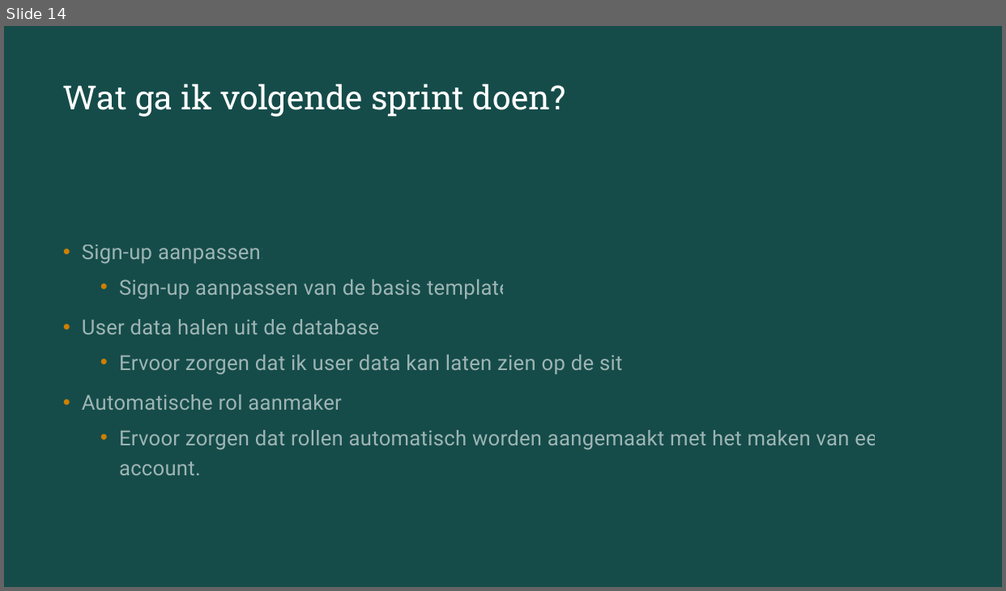
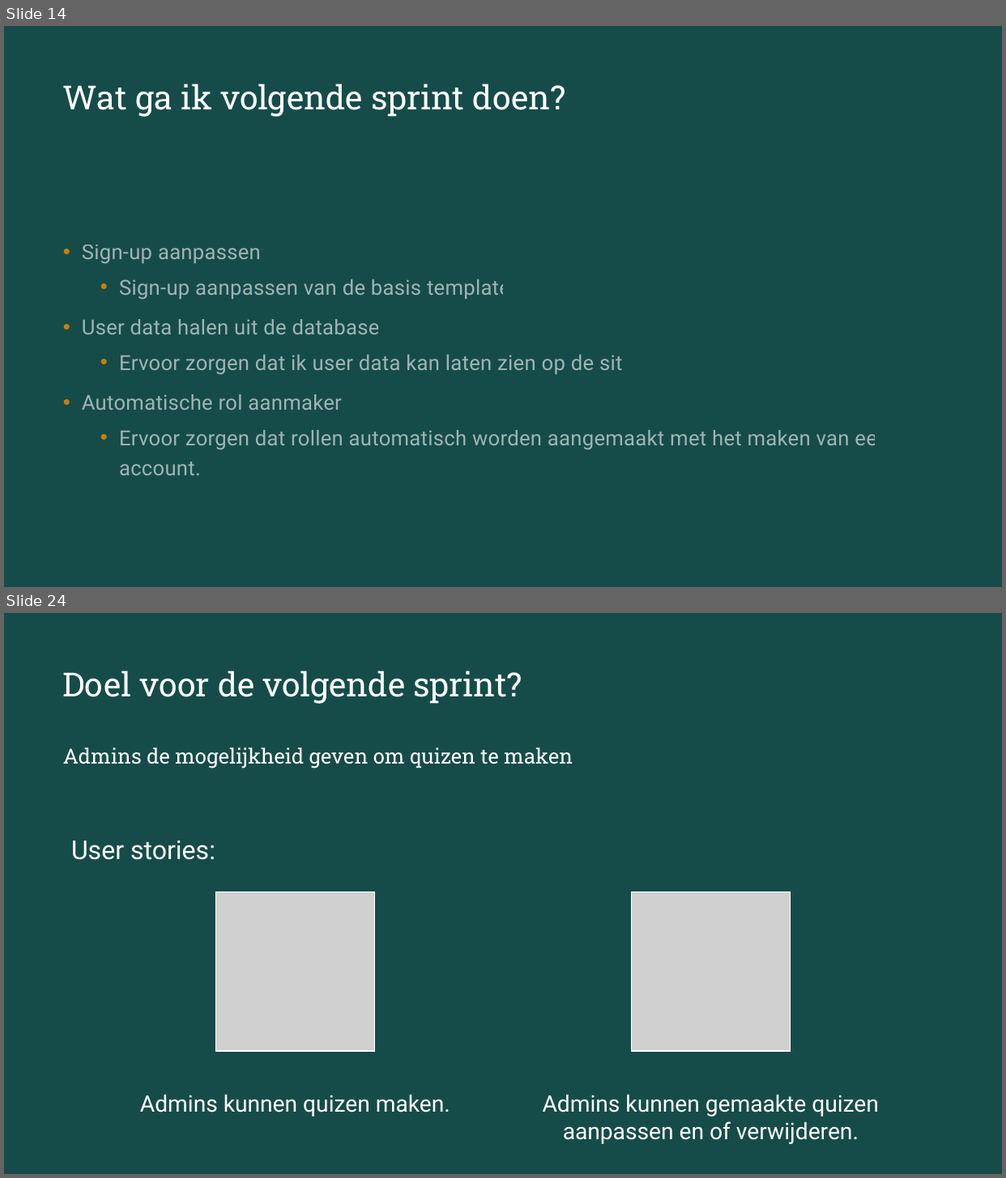
Before and after one commit to DontCloneBasil/Project-smarties, a slide deck: sprint review.pptx. Shown one above the other, each under a label of ours: slide 14 before the commit, slides 14 and 24 after it; the slides between them are not shown. The pictures are 1006x591 and 1006x1178 pixels, drawn with LibreOffice and Linux fonts; fonts in the diff are those of the drawing; grey boxes stand for pictures. Boxes give left, top, right and bottom in pixels: in the first picture for what was removed or moved away, otherwise in the second. Text is boxed around its words. In the diff, an @@ line names an element or a change of style, - is before the commit and + after.

```diff
--- a/sprint review.pptx
+++ b/sprint review.pptx
@@ slide 24 added at (4,613,1002,1174), background #0B2827; not listed: 1 template element that a slide beside it also shows @@
@@ title added at (63,671,573,769), 20 pt, text #FFFFFF @@
+Doel voor de volgende sprint?
+Admins de mogelijkheid geven om quizen te maken
@@ text added at (71,841,215,860), 25 pt, text #FFFFFF @@
+User stories:
@@ group added at (140,892,879,1144): 2 pictures, 2 texts @@
+Admins kunnen quizen maken.
+Admins kunnen gemaakte quizen aanpassen en of verwijderen.
```
Also in this commit, not shown: 1 slide changed, 9 other slides added, 4 other files.
